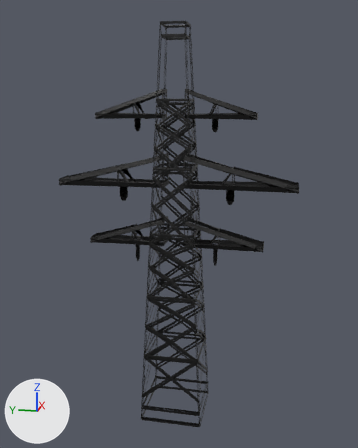
Two versions of the FBX model Assets/Models/World/Other/powerPylon.fbx, one commit apart.
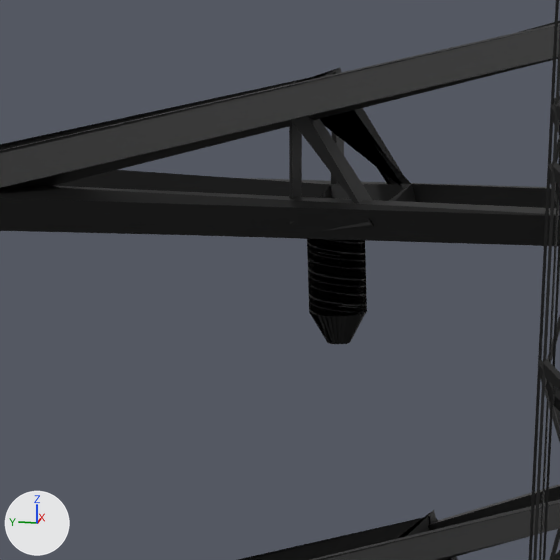
The first picture shows the older version from a 50 mm lens placed at (-149.4, -30.9, 99.7), pointed at (-7.1, -2.4, 64.1). The close-ups show both versions on the part from 22% to 43% of the width and 34% to 51% of the height of that picture; other places that the commit changed are outside them. The lights are fixed; the arrows at lower left show +X, +Y and +Z. Objects named as collision shapes, trigger or cutter boxes, shadow casters or lower levels of detail are left out. Where no turn or scale is listed for an object, it has been applied to the vertices. Vertices at the same position are counted once.

Names of what the first close-up shows: 'powerPylon_LOD0'.
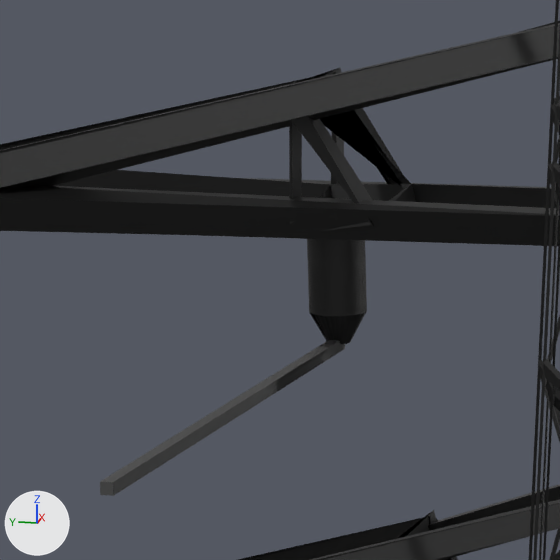
Boxes (x1, y1, x2, y2) around the edits, measured in the close-ups (560 x 560 px):
part 1 of me_cube_001, added
    after: (100, 340, 345, 496)
part 2 of me_cube_001, added
    after: (260, 340, 342, 395)

What the commit changed:
Material 'powerLine' (mat_powerline) is new.
Its base color is (0.0637, 0.0637, 0.0637) (dark grey #474747).
me_cube_001 is used by ob_powerpylon_lod0; location (0.0, 0.0, 59.73).
me_cube_001 had 28604 vertices, 37270 faces and spanned x -10.0..10.0, y -37.1..37.1, z -62.5..62.1.
me_cube_001 now has 28904 vertices, 37552 faces and spans x -27.6..10.0, y -37.1..37.1, z -62.5..62.1.
me_cube_001 part 1: a new loose piece, a box spanning x -27.56..0.44, y 16.75..17.25, z 9.07..9.57, in mat_powerline (dark grey #474747).
me_cube_001 part 2: a new loose piece of 84 vertices spanning x -9.6..0.1, y 16.7..17.2, z 9.1..9.6, in mat_powerline (dark grey #474747).
me_cube_001 part 3: the surface is now shaded flat.
me_cube_001 now uses material mat_powerline (dark grey #474747).
